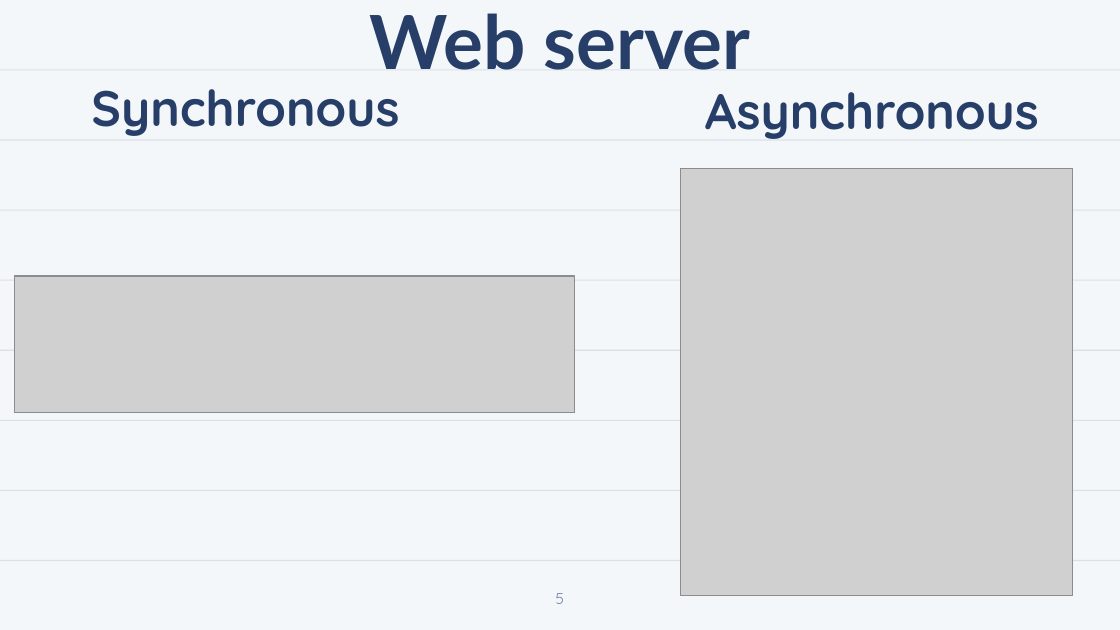
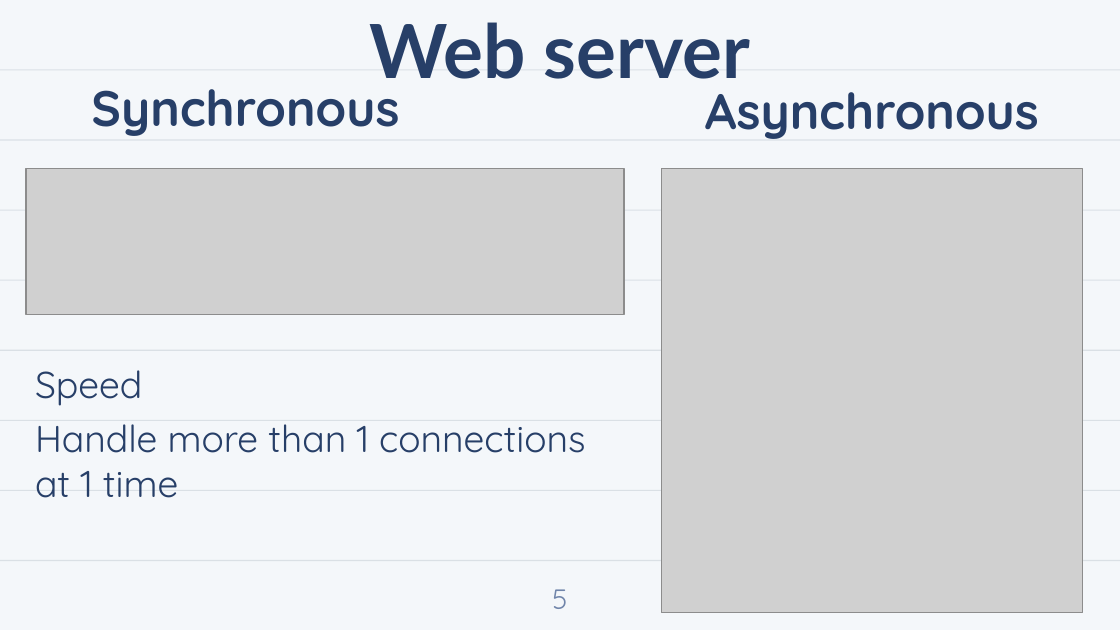
Before and after one commit to giabuynh/AirMeasurement, a slide deck: slide 5 of report/AirMeasurement.pptx. Drawn at 1120x630 pixels with LibreOffice and Linux fonts; fonts in the diff are those of the drawing; grey boxes stand for pictures; background and template pictures are left out. Boxes give left, top, right and bottom in pixels: in the first picture for what was removed or moved away, otherwise in the second. Text is boxed around its words. In the diff, an @@ line names an element or a change of style, - is before the commit and + after.

```diff
--- a/report/AirMeasurement.pptx
+++ b/report/AirMeasurement.pptx
@@ title "Web server" moved from (x1=370, y1=13, x2=750, y2=70) to (x1=370, y1=22, x2=750, y2=79) @@
@@ picture resized from (x1=15, y1=276, x2=575, y2=412) to (x1=26, y1=169, x2=624, y2=315) @@
@@ picture resized from (x1=680, y1=169, x2=1072, y2=596) to (x1=661, y1=169, x2=1082, y2=613) @@
@@ text added at (x1=35, y1=370, x2=585, y2=498), 24 pt, text #273F68 @@
+Speed
+Handle more than 1 connections at 1 time
@@ page number at (x1=552, y1=589, x2=567, y2=609): size 10 to 18 pt @@
```
Also in this commit, not shown: 13 other slides changed, 23 slides removed, 8 other files.
